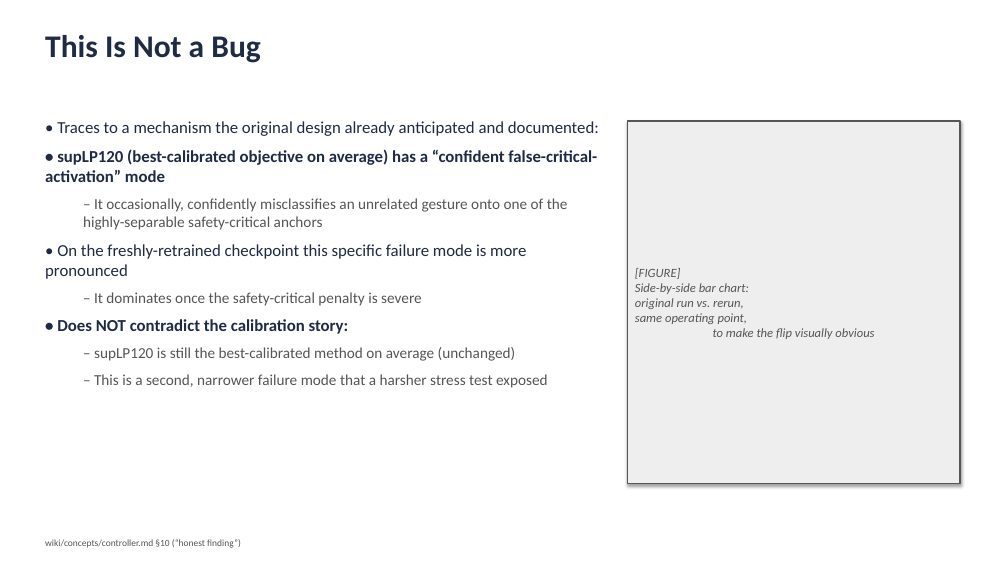
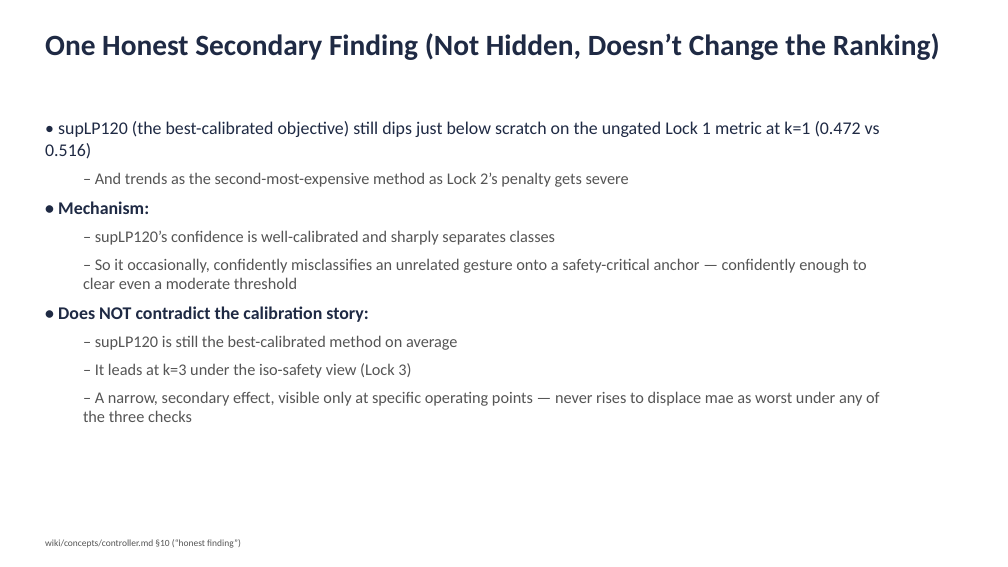
Before and after one commit to prabin172/DA_GestureRecognition-clean, a slide deck: slide 7 of paper/controller_advisor_slides.pptx. Drawn at 1008x567 pixels with LibreOffice and Linux fonts; fonts in the diff are those of the drawing. Boxes give left, top, right and bottom in pixels: in the first picture for what was removed or moved away, otherwise in the second. Text is boxed around its words. In the diff, an @@ line names an element or a change of style, - is before the commit and + after.

```diff
--- a/paper/controller_advisor_slides.pptx
+++ b/paper/controller_advisor_slides.pptx
@@ text at (45,33,940,60): text changed; size 30 to 28 pt @@
-This Is Not a Bug
+One Honest Secondary Finding (Not Hidden, Doesn’t Change the Ranking)
@@ text removed at (45,121,599,388) @@
-• Traces to a mechanism the original design already anticipated and documented:
-• supLP120 (best-calibrated objective on average) has a “confident false-critical-activation” mode
-  – It occasionally, confidently misclassifies an unrelated gesture onto one of the highly-separable safety-critical anchors
-• On the freshly-retrained checkpoint this specific failure mode is more pronounced
-  – It dominates once the safety-critical penalty is severe
-• Does NOT contradict the calibration story:
-  – supLP120 is still the best-calibrated method on average (unchanged)
-  – This is a second, narrower failure mode that a harsher stress test exposed
@@ text added at (45,121,880,422), 15.5 pt, text #555555 @@
+• supLP120 (the best-calibrated objective) still dips just below scratch on the ungated Lock 1 metric at k=1 (0.472 vs 0.516)
+  – And trends as the second-most-expensive method as Lock 2’s penalty gets severe
+• Mechanism:
+  – supLP120’s confidence is well-calibrated and sharply separates classes
+  – So it occasionally, confidently misclassifies an unrelated gesture onto a safety-critical anchor — confidently enough to clear even a moderate threshold
+• Does NOT contradict the calibration story:
+  – supLP120 is still the best-calibrated method on average
+  – It leads at k=3 under the iso-safety view (Lock 3)
+  – A narrow, secondary effect, visible only at specific operating points — never rises to displace mae as worst under any of the three checks
@@ rectangle removed at (628,121,960,484) @@
-[FIGURE]
-Side-by-side bar chart:
-original run vs. rerun,
-same operating point,
-to make the flip visually obvious
```
Also in this commit, not shown: 5 other slides changed, 3 slides added, 3 slides removed, 18 other files.
